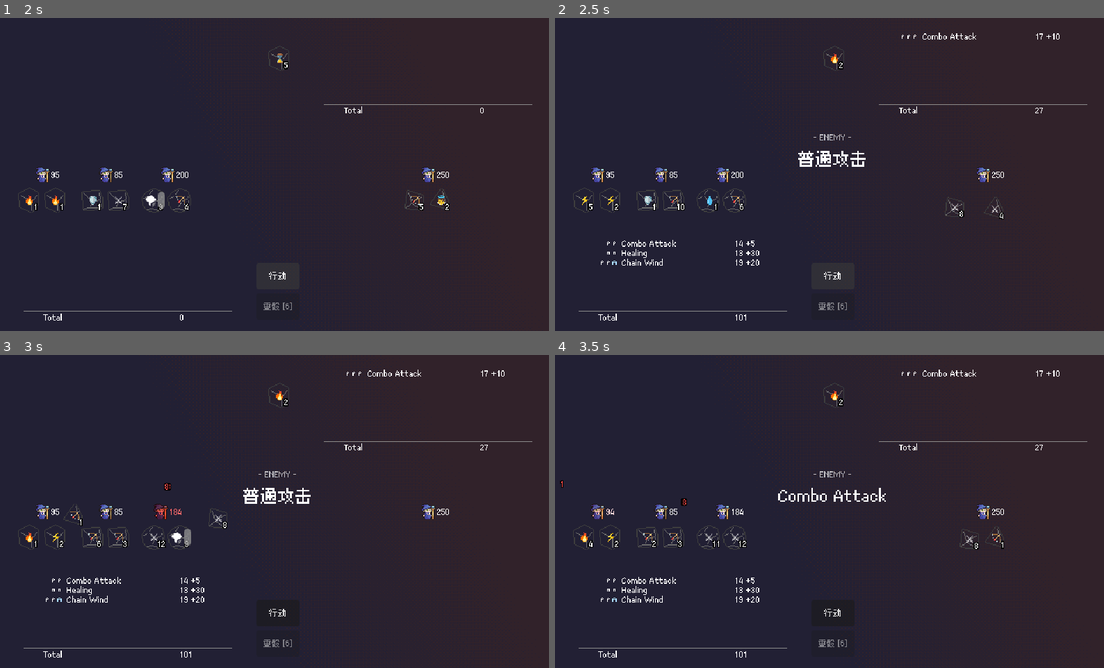
Above: before the commit, frames 1-4 (two rows, left to right).
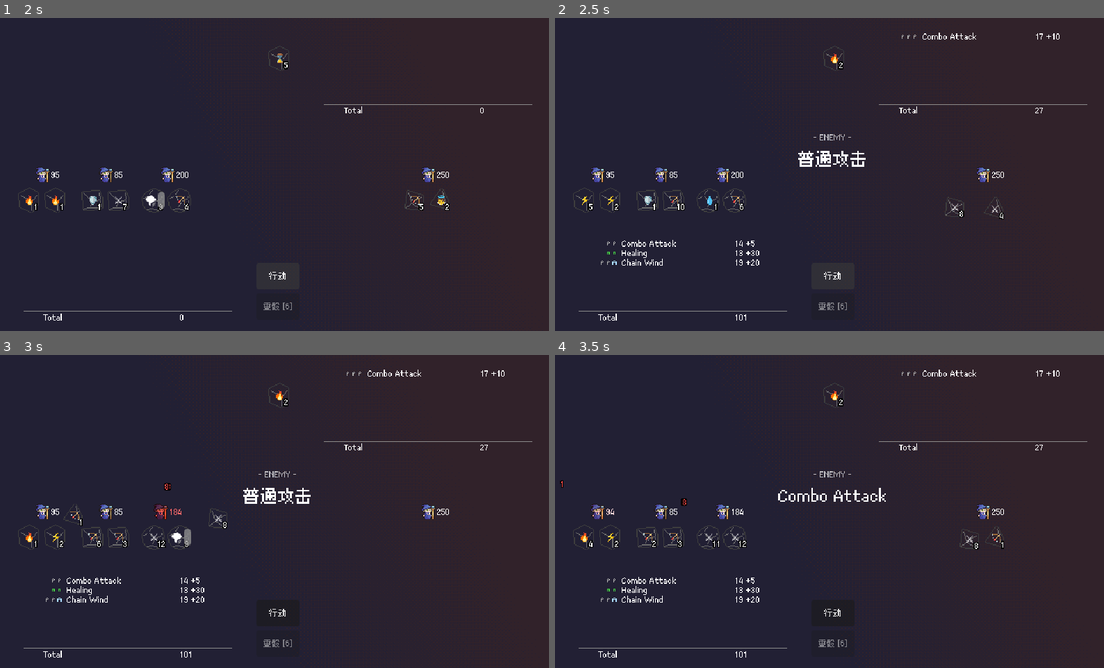
Above: after the commit, the same moments.

Repository: betairylia/DiceQuestPro
Game: Godot game, scene res://Prototyping/Prototype.tscn
Two runs of this game, one before a commit and one after it. Both use one fixed random seed, a clock stepped at 60 frames per second and the inputs below.
Inputs (mouse positions are in pixels of both pictures, inside the frame that each line leads up to):
- Up to frame 1 (2 s): click "行动" at 0.5 s; click "行动" at 1.25 s
- Up to frame 2 (2.5 s): click "行动" at 2 s
- Up to frame 3 (3 s): move the mouse to (208, 511) at 2.77 s; click (208, 511) at 2.92 s
- Up to frame 4 (3.5 s): no input

Frame 1 is identical in both runs. In frame 2, less than 0.1% of the frame differs, in the area x 8-66%, y 5-79%; in frame 3, less than 0.1%; in frame 4, less than 0.1%.

Commit message:
Checkpoint before just-in-time enemy spell list update
Co-Authored-By: Claude Opus 4.6 <noreply@anthropic.com>

Diff:
--- a/Prototyping/HUD/SpellDetailView/spell_row.tscn
+++ b/Prototyping/HUD/SpellDetailView/spell_row.tscn
@@ -12,7 +12,7 @@
 theme = ExtResource("1_ahswj")
 theme_override_fonts/normal_font = ExtResource("2_kemy3")
 theme_override_font_sizes/normal_font_size = 10
-text = "fffLLL"
+text = "RRS"
 autowrap_mode = 2
 horizontal_alignment = 2
 vertical_alignment = 1
--- a/Prototyping/HUD/SpellDetailView/spells_detail.gd
+++ b/Prototyping/HUD/SpellDetailView/spells_detail.gd
@@ -41,11 +41,20 @@
 	for elem in Consts.SHORTHANDS:
 		char_to_element[Consts.SHORTHANDS[elem]] = elem
 
+	# Build a map from category char -> color (use first element as representative)
+	var category_color := {}
+	for cat_char in Consts.CATEGORIES:
+		var first_elem: Consts.Elements = Consts.CATEGORIES[cat_char][0]
+		category_color[cat_char] = ELEMENT_COLORS[first_elem]
+
 	var result := ""
 	for i in pattern_str.length():
 		var c := pattern_str[i]
 		if char_to_element.has(c):
 			var col: Color = ELEMENT_COLORS[char_to_element[c]]
+			result += "[color=#%s]%s[/color]" % [col.to_html(false), c]
+		elif category_color.has(c):
+			var col: Color = category_color[c]
 			result += "[color=#%s]%s[/color]" % [col.to_html(false), c]
 		else:
 			result += c
